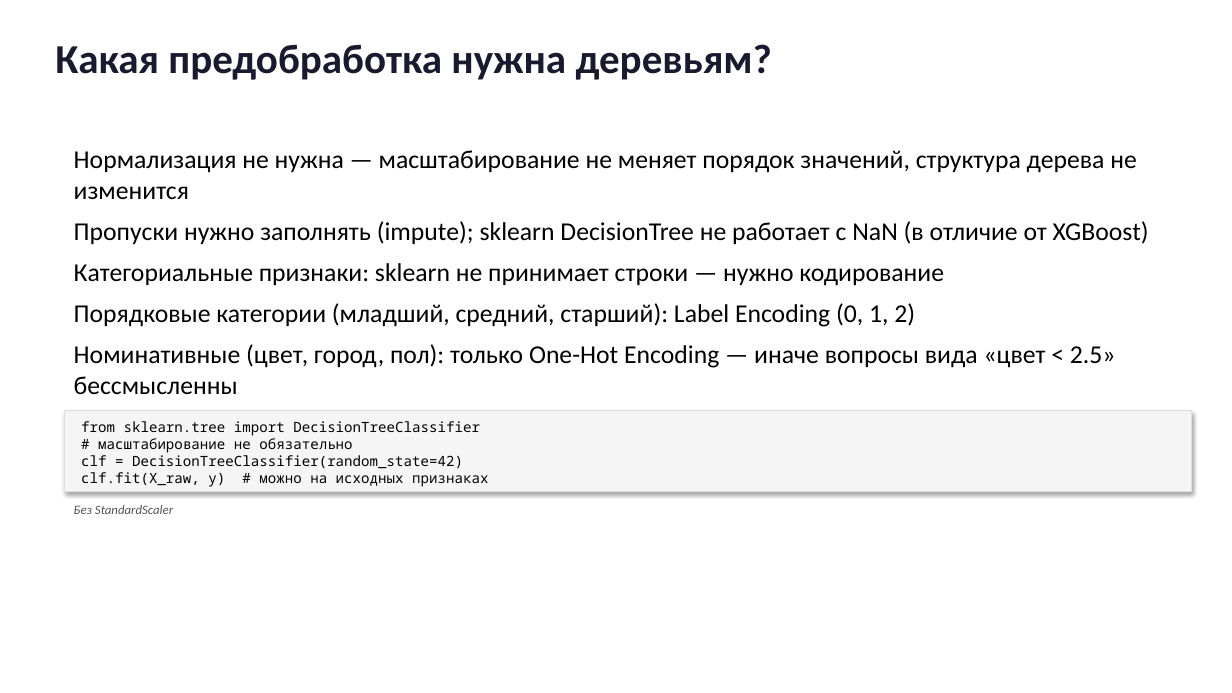
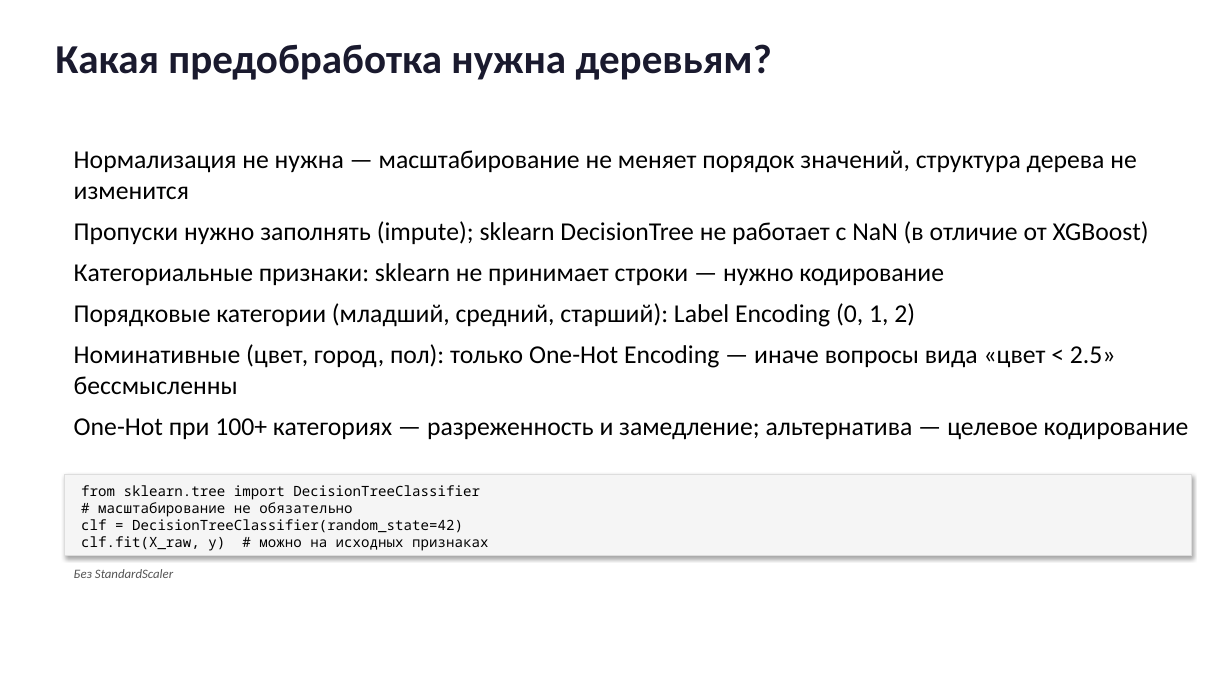
Before and after one commit to gurovic/ml-lessons, a slide deck: slide 20 of lessons/derevo_resheniy/presentation.pptx. Drawn at 1232x693 pixels with LibreOffice and Linux fonts; fonts in the diff are those of the drawing. Boxes give left, top, right and bottom in pixels: in the first picture for what was removed or moved away, otherwise in the second. Text is boxed around its words. In the diff, an @@ line names an element or a change of style, - is before the commit and + after.

```diff
--- a/lessons/derevo_resheniy/presentation.pptx
+++ b/lessons/derevo_resheniy/presentation.pptx
@@ text "Нормализация не нужна — масштабирование ..." rewrapped from (x1=74, y1=150, x2=1149, y2=441) to (x1=74, y1=150, x2=1189, y2=440) @@
@@ 2 texts, 1 rectangle moved together from (x1=65, y1=410, x2=1192, y2=514) to (x1=65, y1=474, x2=1192, y2=578) @@
```
Also in this commit, not shown: 10 other slides changed, 19 other files.
